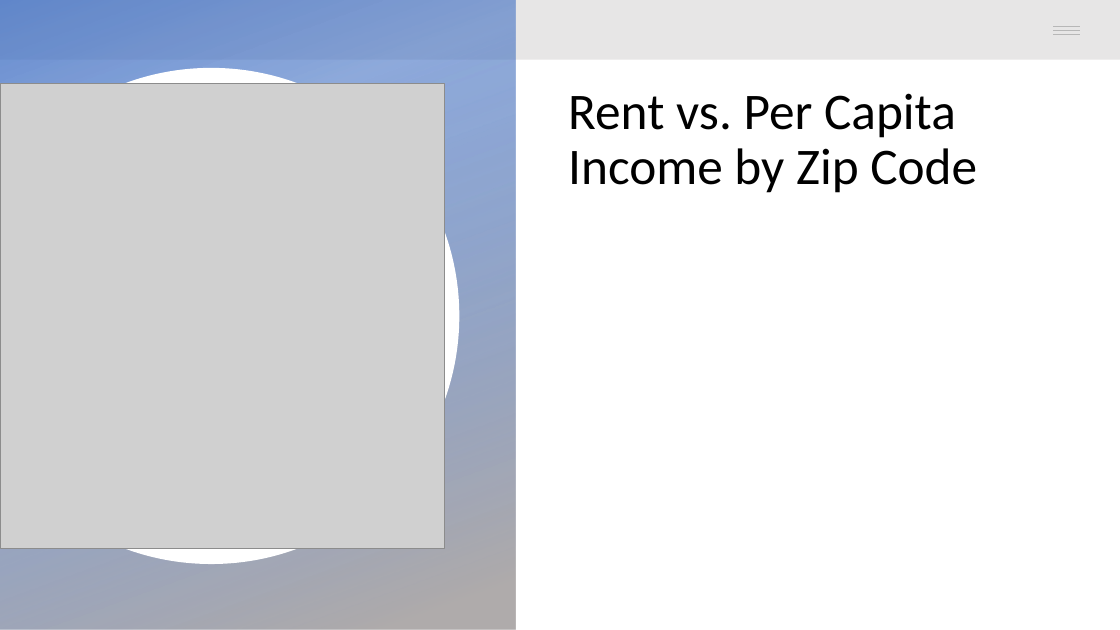
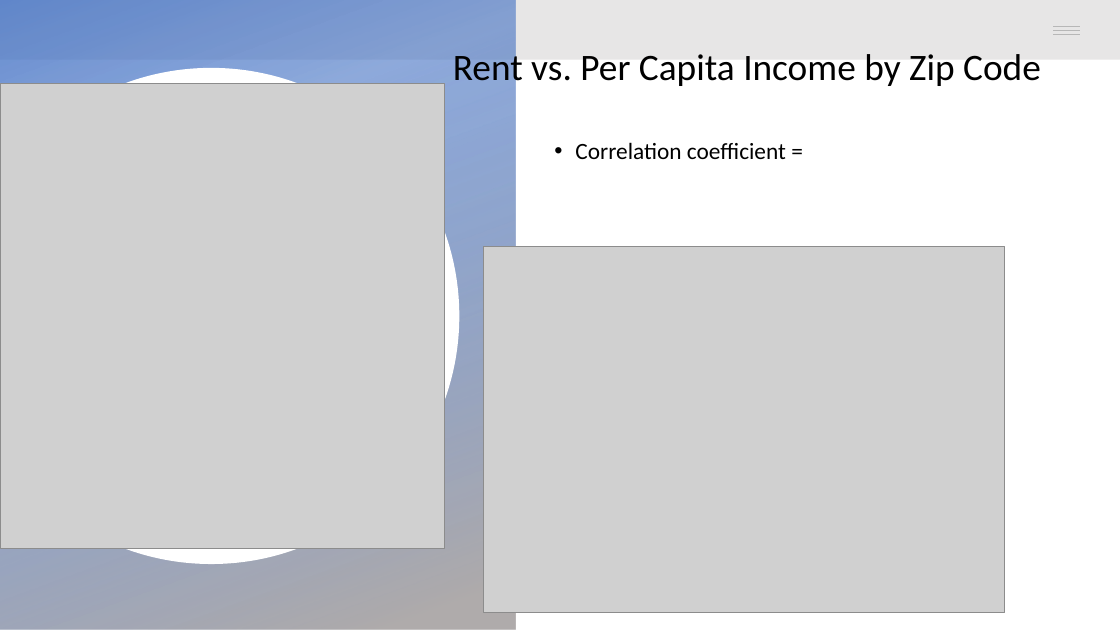
Before and after one commit to GarimaChauhan16/Chicago-Housing-Prices, a slide deck: slide 8 of Project1_Presentation.pptx. Drawn at 1120x630 pixels with LibreOffice and Linux fonts; fonts in the diff are those of the drawing; grey boxes stand for pictures; background and template pictures are left out. Boxes give left, top, right and bottom in pixels: in the first picture for what was removed or moved away, otherwise in the second. Text is boxed around its words. In the diff, an @@ line names an element or a change of style, - is before the commit and + after.

Commit message:
updated ppt

```diff
--- a/Project1_Presentation.pptx
+++ b/Project1_Presentation.pptx
@@ title "Rent vs. Per Capita Income ..." moved from (x1=568, y1=93, x2=977, y2=193) to (x1=453, y1=49, x2=1041, y2=90) @@
@@ title "Rent vs. Per Capita Income ..." at (x1=453, y1=49, x2=1041, y2=90): size 44 to 32 pt @@
@@ text added at (x1=575, y1=142, x2=786, y2=159), 20 pt, text #000000 @@
+• Correlation coefficient =
@@ picture added at (x1=484, y1=246, x2=1005, y2=613) @@
```
Also in this commit, not shown: 3 other slides changed, 1 slide added, 2 other files.
